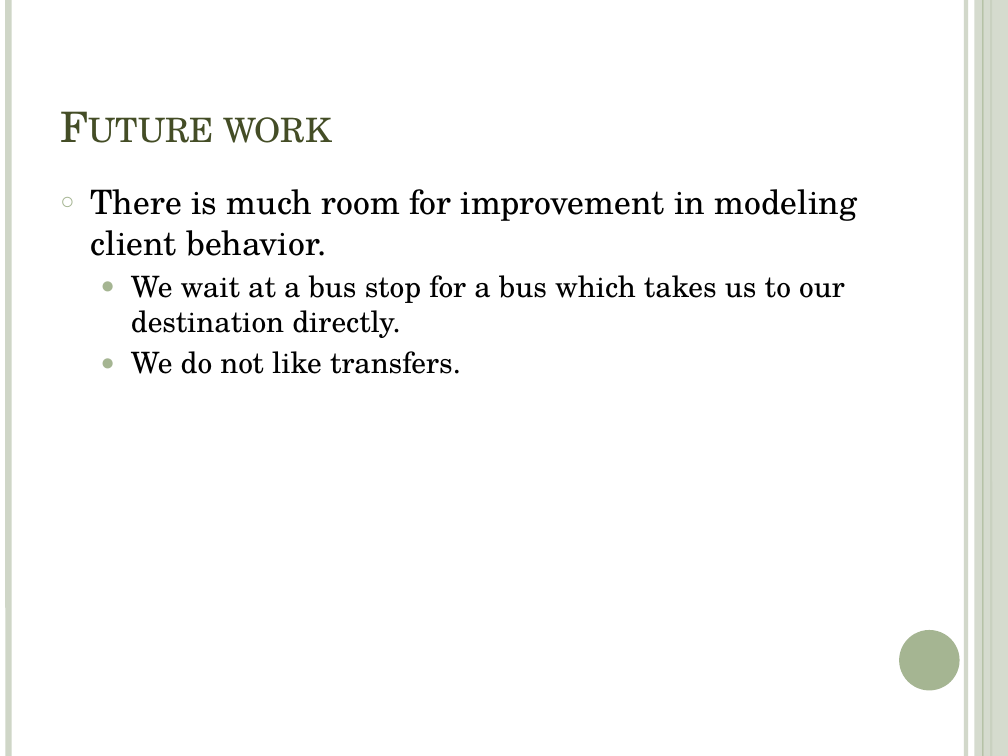
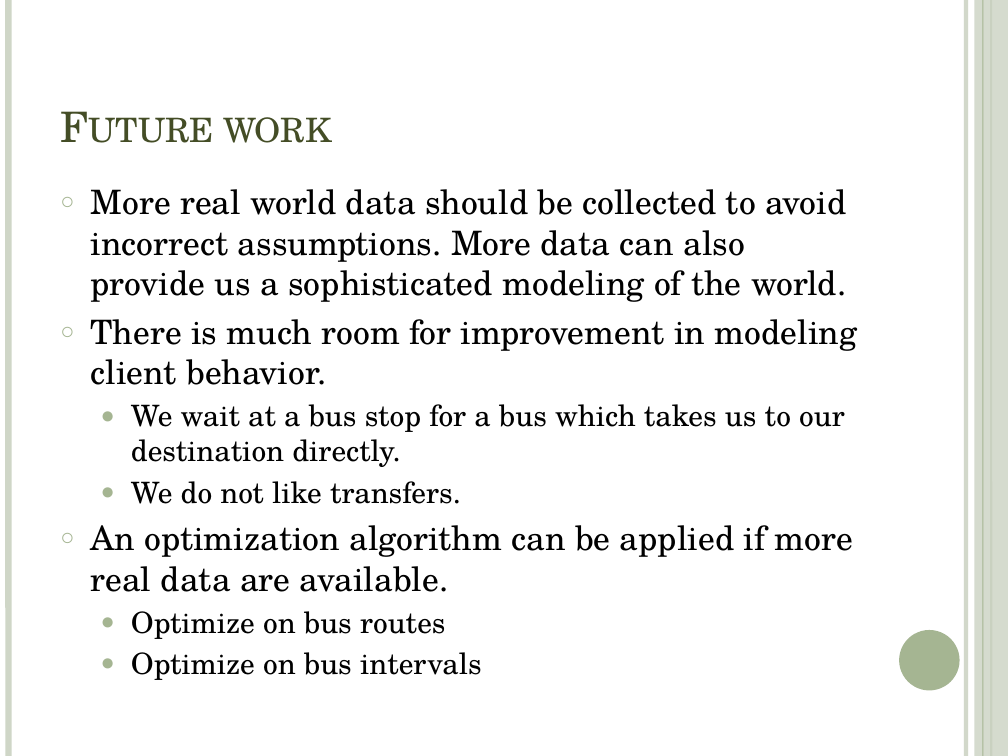
Before and after one commit to shawnwun/TPEBus_Simulation, a slide deck: slide 29 of ppt/multiagent_final-pochun.pptx. Drawn at 1008x756 pixels with LibreOffice and Linux fonts; fonts in the diff are those of the drawing. Boxes give left, top, right and bottom in pixels: in the first picture for what was removed or moved away, otherwise in the second. Text is boxed around its words. In the diff, an @@ line names an element or a change of style, - is before the commit and + after.

```diff
--- a/ppt/multiagent_final-pochun.pptx
+++ b/ppt/multiagent_final-pochun.pptx
@@ text at (x1=91, y1=189, x2=846, y2=302): paragraph added @@
+○ More real world data should be collected to avoid incorrect assumptions. More data can also provide us a sophisticated modeling of the world.
@@ text at (x1=91, y1=525, x2=853, y2=680): paragraphs added @@
+○ An optimization algorithm can be applied if more real data are available.
+  ● Optimize on bus routes
+  ● Optimize on bus intervals
```
Also in this commit, not shown: 9 other slides changed, 2 slides added, 2 slides removed, 2 other files.
